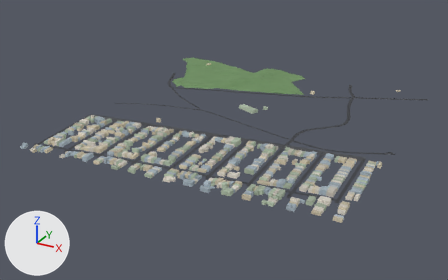
The glTF model public/tiles/tile_2_14.glb, before and after one commit.
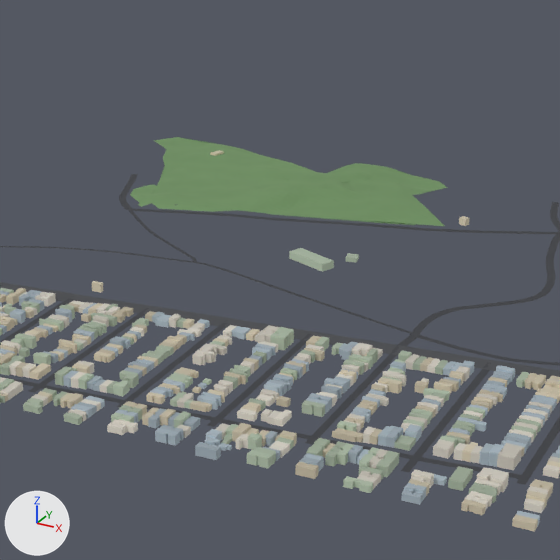
Each version is shown whole from a 50 mm camera at (-4482.0, -4070.0, 634.0) aimed at (-5222.0, -2723.0, -39.0), then close up on the part from 26% to 79% of the width and 0% to 84% of the height. Every picture has the same lights, and +X, +Y and +Z are marked at lower left. The older version's two pictures come first. Where no turn or scale is listed for an object, it has been applied to the vertices.

Objects in the first close-up: 'bld_2_14', 'grn_2_14', 'road_2_14'.
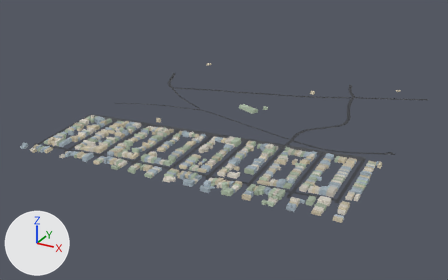
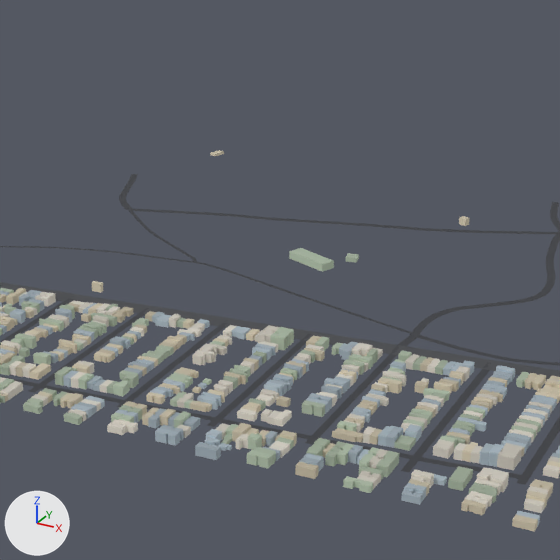
Diff of the bpy script that builds the scene:
```diff
--- a/public/tiles/tile_2_14.glb.py
+++ b/public/tiles/tile_2_14.glb.py
@@ ob_grn_2_14 @@
-ob_grn_2_14 = bpy.data.objects.new('grn_2_14', me_grn_2_14)
-ob_grn_2_14.location = (-5370.0, -2404.0, 24.0)
```

Location of each change, [x1, y1, x2, y2] in pixels of the close-ups (560 x 560 px):
'grn_2_14', deleted (green): before [130, 137, 448, 226]
